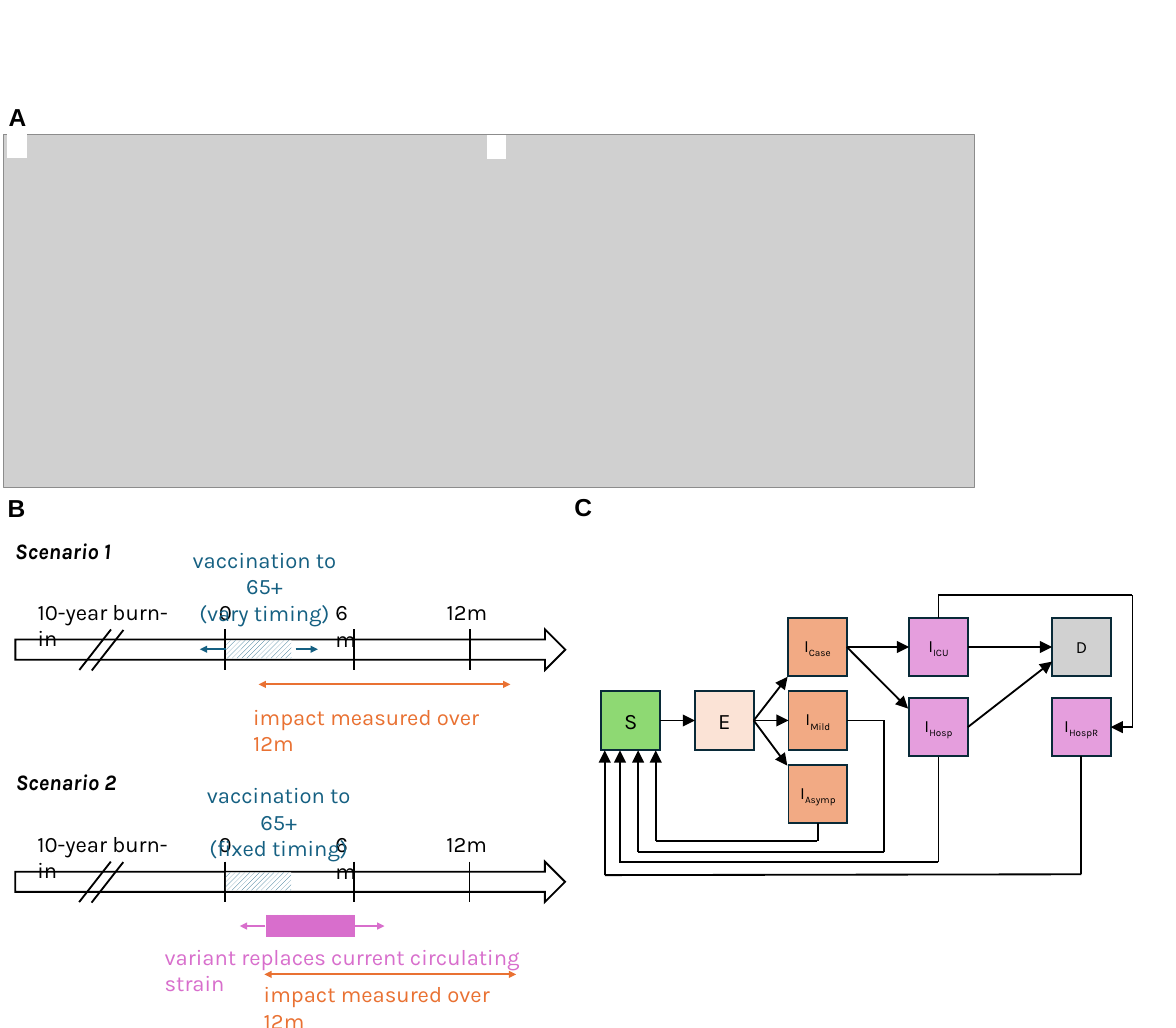
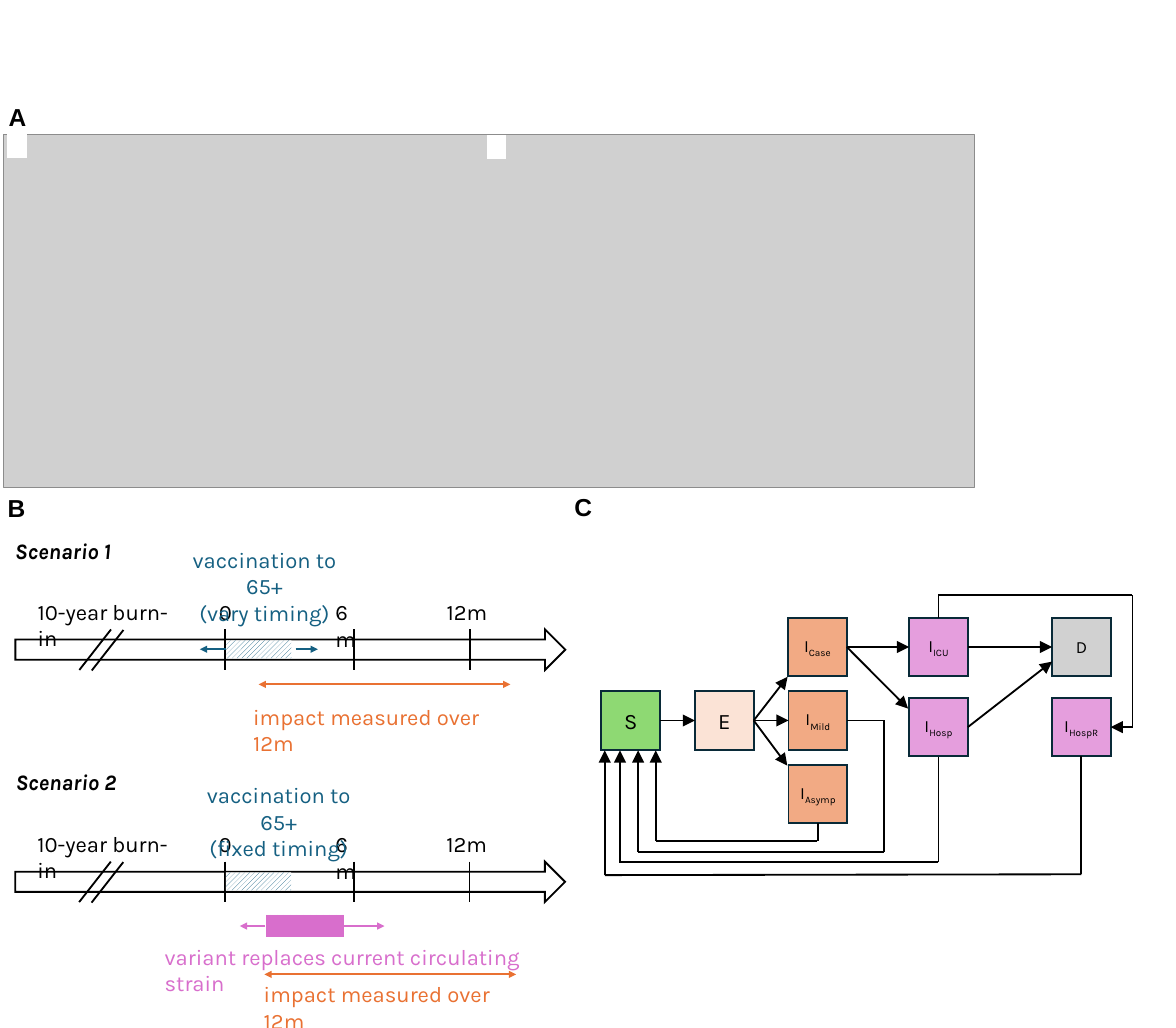
Before and after one commit to abhogan/covid_endemic_vaccine, a slide deck: slide 1 of figures/Figure1B_1C.pptm. Drawn at 1176x1028 pixels with LibreOffice and Linux fonts; fonts in the diff are those of the drawing; grey boxes stand for pictures. Boxes give left, top, right and bottom in pixels: in the first picture for what was removed or moved away, otherwise in the second. Text is boxed around its words. In the diff, an @@ line names an element or a change of style, - is before the commit and + after.

```diff
--- a/figures/Figure1B_1C.pptm
+++ b/figures/Figure1B_1C.pptm
@@ rectangle: place and size @@
-rectangle at box(266, 915, 354, 937)
+rectangle at box(266, 915, 344, 937)
@@ arrow moved from (354, 926) - (385, 926) to (344, 926) - (385, 926) @@
```
Also in this commit, not shown: 19 other files.
